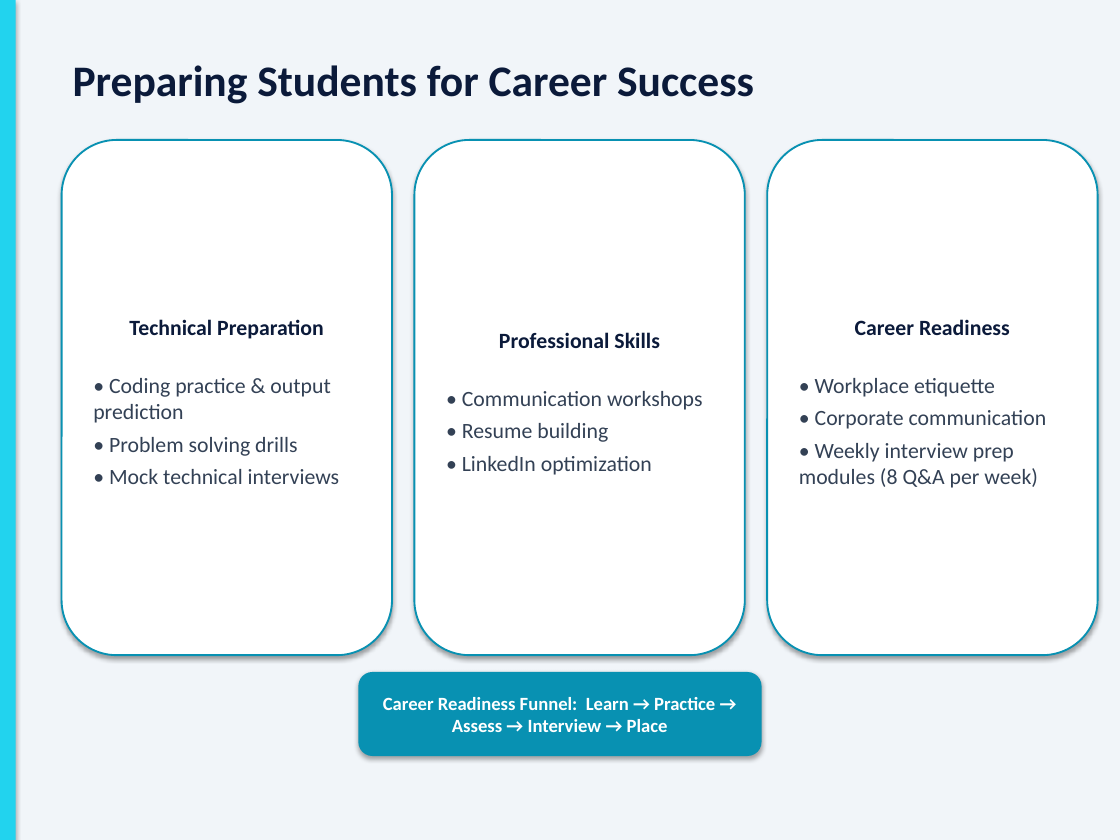
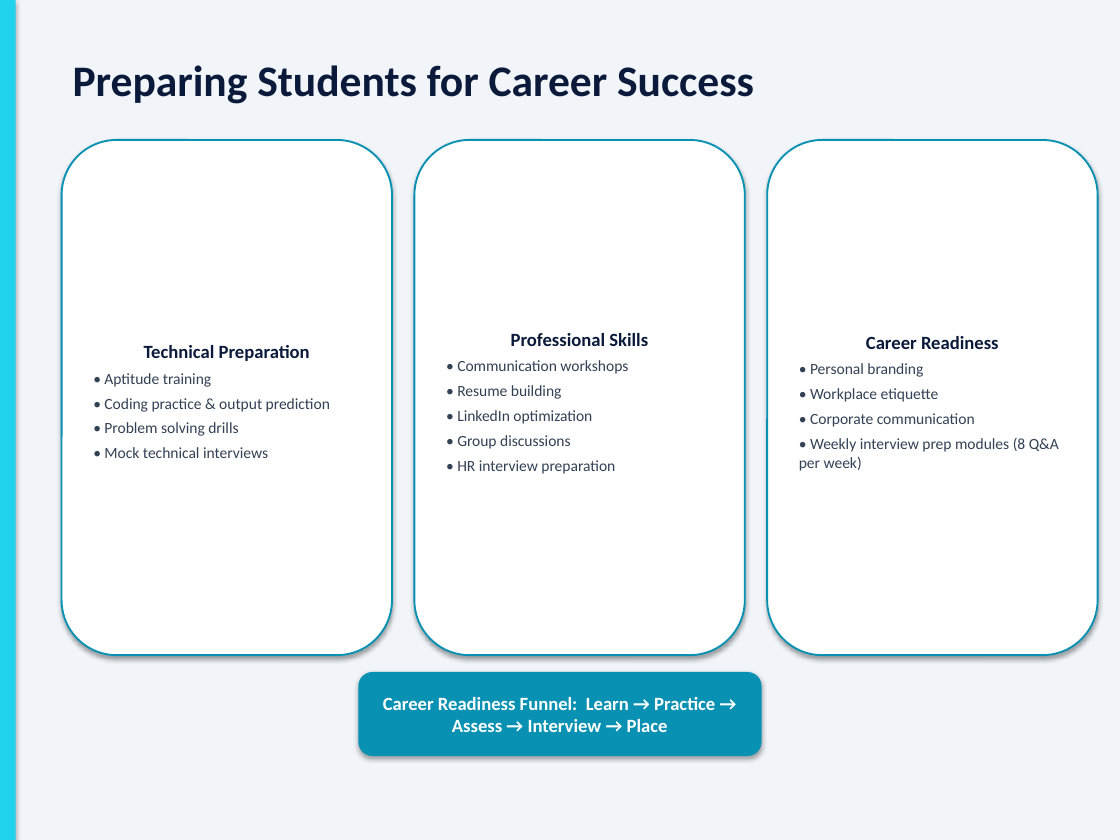
Before and after one commit to MantraaiAdmin/TrainingAccelaratorProgram, a slide deck: slide 6 of docs/AI_NextGen_Industry_Readiness_Pitch.pptx. Drawn at 1120x840 pixels with LibreOffice and Linux fonts; fonts in the diff are those of the drawing. Boxes give left, top, right and bottom in pixels: in the first picture for what was removed or moved away, otherwise in the second. Text is boxed around its words. In the diff, an @@ line names an element or a change of style, - is before the commit and + after.

```diff
--- a/docs/AI_NextGen_Industry_Readiness_Pitch.pptx
+++ b/docs/AI_NextGen_Industry_Readiness_Pitch.pptx
@@ text in rounded rectangle at bbox=[104, 345, 330, 458]: size 14 to 12 pt in "Technical Preparation"; size 14 to 10 pt in "• Coding practice & output prediction", "• Problem solving drills", "• Mock technical interviews" @@
@@ text in rounded rectangle at bbox=[457, 333, 648, 424]: size 14 to 12 pt in "Professional Skills"; size 14 to 10 pt in "• Communication workshops", "• Resume building", "• LinkedIn optimization" @@
@@ text in rounded rectangle at bbox=[799, 336, 1059, 471]: size 14 to 12 pt in "Career Readiness"; size 14 to 10 pt in "• Workplace etiquette", "• Corporate communication", "• Weekly interview prep modules (8 Q&A ..." @@
@@ text in rounded rectangle at bbox=[104, 373, 211, 387]: paragraph added @@
+• Aptitude training
@@ text in rounded rectangle at bbox=[810, 363, 923, 377]: paragraph added @@
+• Personal branding
@@ text in rounded rectangle at bbox=[457, 435, 615, 474]: paragraphs added @@
+• Group discussions
+• HR interview preparation
```
Also in this commit, not shown: 7 other slides changed, 26 other files.
